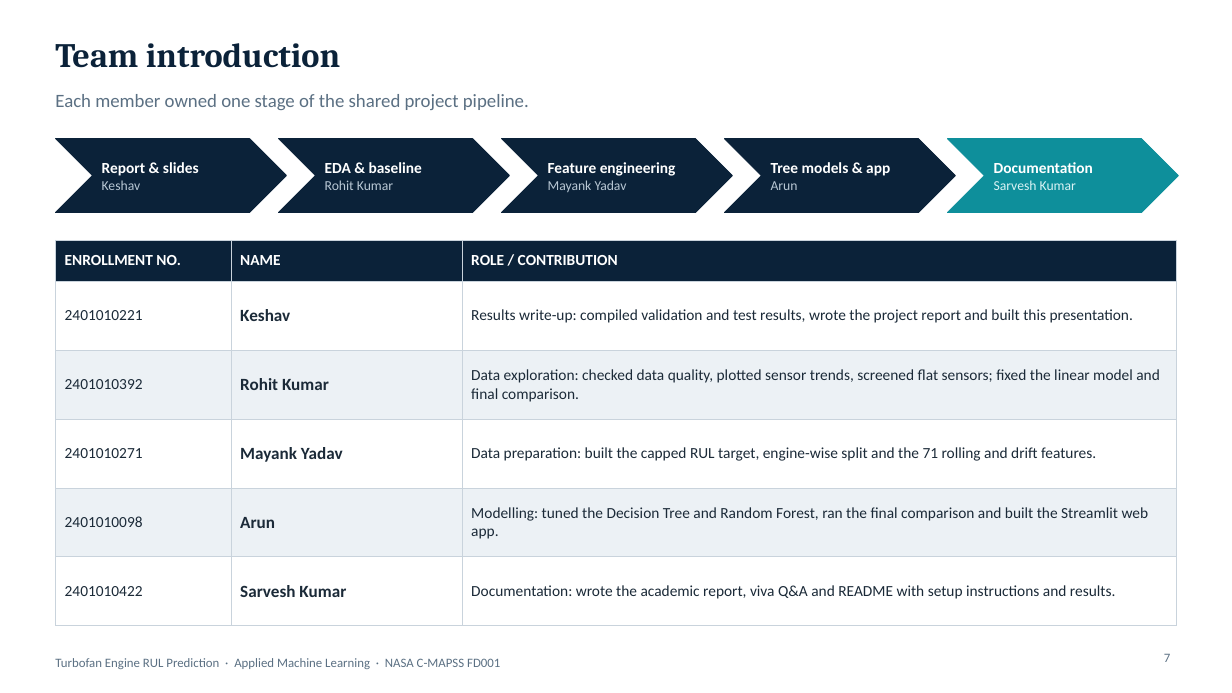
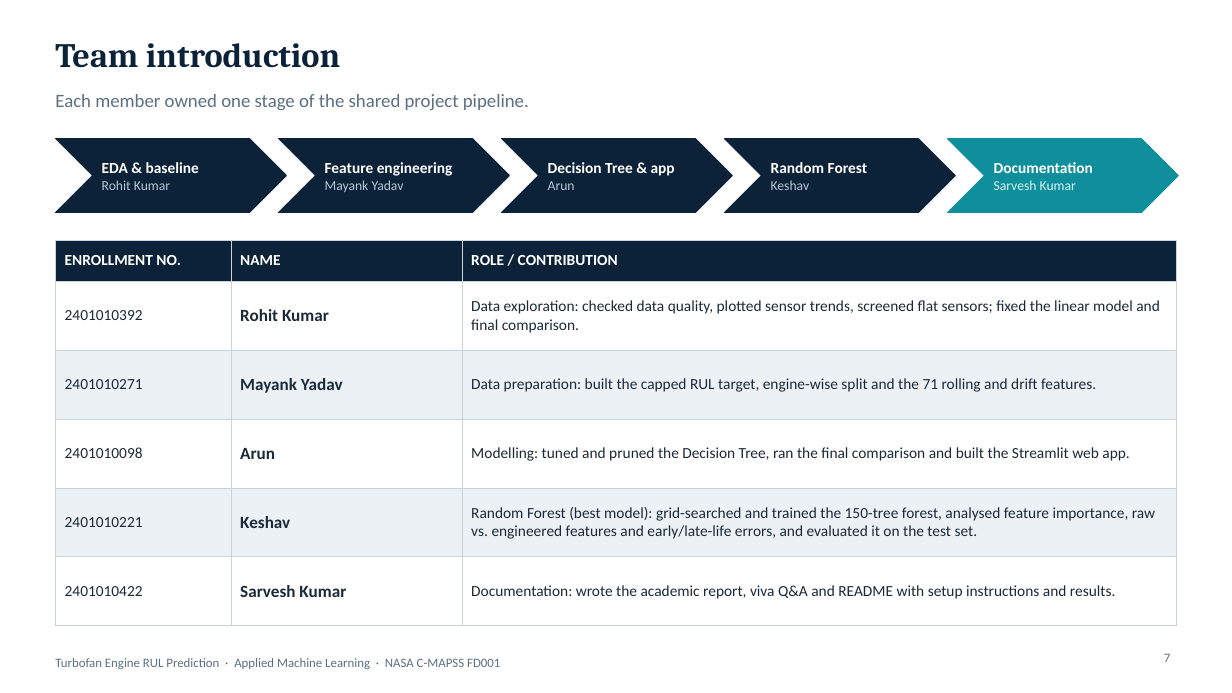
Before and after one commit to Arunjangir8/Capstone_AML, a slide deck: slide 7 of Turbofan_Engine_RUL_Presentation.pptx. Drawn at 1232x693 pixels with LibreOffice and Linux fonts; fonts in the diff are those of the drawing. Boxes give left, top, right and bottom in pixels: in the first picture for what was removed or moved away, otherwise in the second. Text is boxed around its words. In the diff, an @@ line names an element or a change of style, - is before the commit and + after.

```diff
--- a/Turbofan_Engine_RUL_Presentation.pptx
+++ b/Turbofan_Engine_RUL_Presentation.pptx
@@ text at <box>102,162,199,190</box>: text changed @@
-Report & slides
-Keshav
+EDA & baseline
+Rohit Kumar
@@ text at <box>325,162,453,192</box>: text changed @@
-EDA & baseline
-Rohit Kumar
+Feature engineering
+Mayank Yadav
@@ text at <box>548,162,675,190</box>: text changed @@
-Feature engineering
-Mayank Yadav
+Decision Tree & app
+Arun
@@ text at <box>771,162,867,190</box>: text changed @@
-Tree models & app
-Arun
+Random Forest
+Keshav
@@ table at <box>55,240,1177,603</box> @@
-row 2: 2401010221 | Keshav | Results write-up: compiled validation and test results, wrote the project report and built this presentation.
-row 5: 2401010098 | Arun | Modelling: tuned the Decision Tree and Random Forest, ran the final comparison and built the Streamlit web app.
+row 4: 2401010098 | Arun | Modelling: tuned and pruned the Decision Tree, ran the final comparison and built the Streamlit web app.
+row 5: 2401010221 | Keshav | Random Forest (best model): grid-searched and trained the 150-tree forest, analysed feature importance, raw vs. engineered features and early/late-life errors, and evaluated it on the test set.
```
Also in this commit, not shown: 1 other file.
